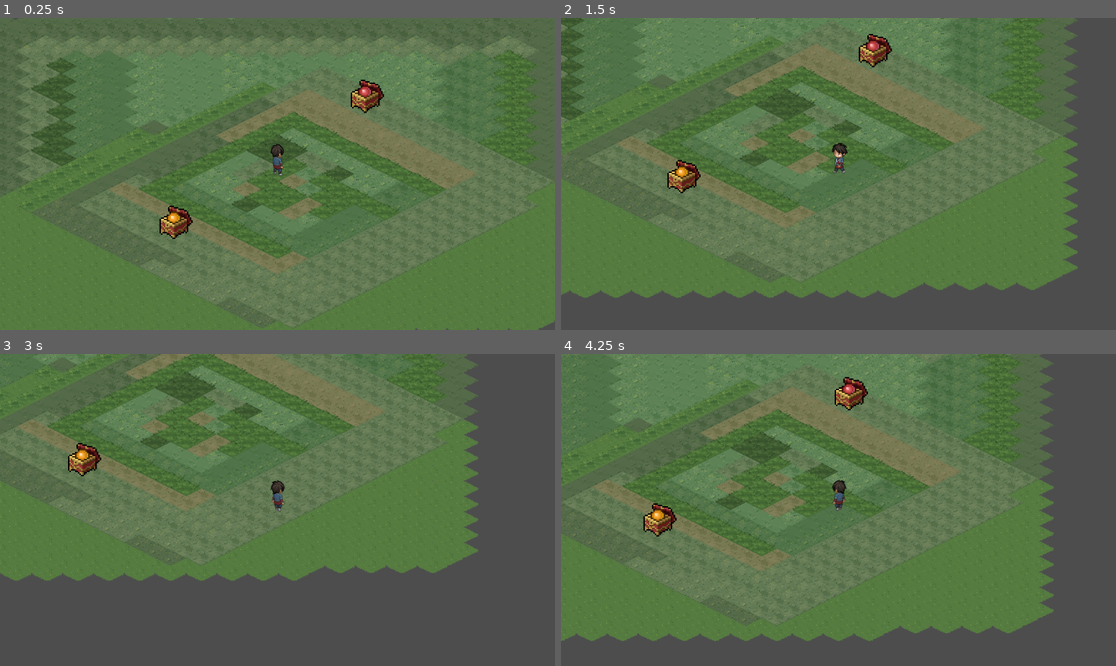
Above: before the commit, frames 1-4 (two rows, left to right).
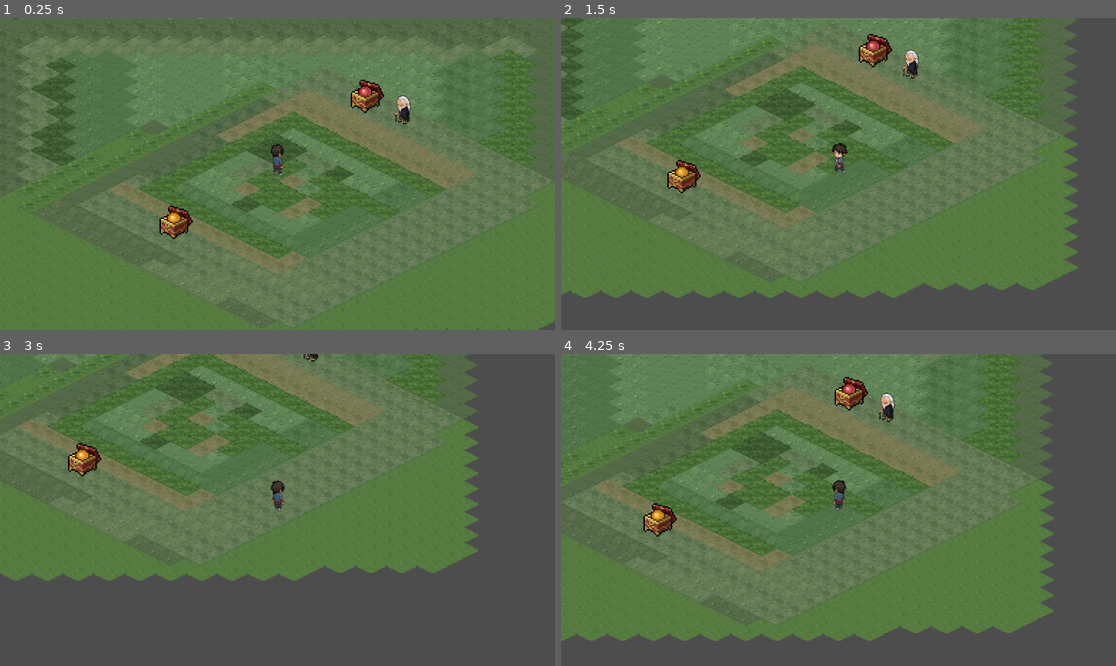
Above: after the commit, the same moments.

Repository: FerrisEvans/turn_based_rpg
Game: Godot game, scene res://scenes/game.tscn
The game is run twice, just before and just after one commit, with the same random seed, the same clock (stepped at 60 frames per second) and the same inputs.
Inputs:
- Up to frame 1 (0.25 s): no input
- Up to frame 2 (1.5 s): tap Enter at 0.5 s; hold D (right) 0.53-1.28 s; hold S (down) from 1.28 s (still down)
- Up to frame 3 (3 s): release S (down) at 2.03 s; hold D (right) 2.03-2.78 s; hold W (up) from 2.78 s (still down)
- Up to frame 4 (4.25 s): release W (up) at 3.53 s; hold A (left) from 3.53 s (still down)

The runs differ from the first frame. In frame 1, 0.2% of the frame differs, in the area x 71-75%, y 24-35%; in frame 2, 0.2%; in frame 3, less than 0.1%; in frame 4, 0.2%.

Commit message:
body entered

Diff:
--- /dev/null
+++ b/scenes/battle/enemy.gd
@@ -0,0 +1 @@
+extends Node2D
--- a/scenes/battle/enemy.tscn
+++ b/scenes/battle/enemy.tscn
@@ -1,5 +1,6 @@
-[gd_scene load_steps=17 format=3 uid="uid://bgc7elaxl755a"]
-
+[gd_scene load_steps=18 format=3 uid="uid://bgc7elaxl755a"]
+
+[ext_resource type="Script" uid="uid://d11nbtcsk1i6m" path="res://scenes/battle/enemy.gd" id="1_kk848"]
 [ext_resource type="Texture2D" uid="uid://dg000jkoyurx1" path="res://assets/enemy/battle/27_hit.png" id="1_soedp"]
 [ext_resource type="Texture2D" uid="uid://bhm5jun35dsq" path="res://assets/enemy/battle/27_attack.png" id="2_kk848"]
 [ext_resource type="Texture2D" uid="uid://b2lrkrw54weii" path="res://assets/enemy/battle/27_hurt.png" id="3_be7a5"]
@@ -7,6 +8,21 @@
 [ext_resource type="Texture2D" uid="uid://d0gqd436nck6u" path="res://assets/enemy/battle/27_selected.png" id="5_jdhmu"]
 [ext_resource type="Texture2D" uid="uid://bvi5u7c15wwtn" path="res://assets/enemy/battle/27_skill.png" id="6_582u8"]
 
+[sub_resource type="Animation" id="Animation_k34ea"]
+length = 0.001
+tracks/0/type = "value"
+tracks/0/imported = false
+tracks/0/enabled = true
+tracks/0/path = NodePath("Enemy:hframes")
+tracks/0/interp = 1
+tracks/0/loop_wrap = true
+tracks/0/keys = {
+"times": PackedFloat32Array(0),
+"transitions": PackedFloat32Array(1),
+"update": 1,
+"values": [1]
+}
+
 [sub_resource type="Animation" id="Animation_aquum"]
 resource_name = "attack"
 tracks/0/type = "value"
@@ -56,110 +72,6 @@
 "transitions": PackedFloat32Array(1, 1, 1, 1, 1, 1, 1, 1, 1, 1),
 "update": 1,
 "values": [0, 1, 2, 3, 4, 5, 6, 7, 8, 9]
-}
-
-[sub_resource type="Animation" id="Animation_uwp1o"]
-resource_name = "hit"
-length = 0.400003
-tracks/0/type = "value"
-tracks/0/imported = false
-tracks/0/enabled = true
-tracks/0/path = NodePath("Enemy:texture")
-tracks/0/interp = 1
-tracks/0/loop_wrap = true
-tracks/0/keys = {
-"times": PackedFloat32Array(0),
-"transitions": PackedFloat32Array(1),
-"update": 1,
-"values": [ExtResource("1_soedp")]
-}
-tracks/1/type = "value"
-tracks/1/imported = false
-tracks/1/enabled = true
-tracks/1/path = NodePath("Enemy:hframes")
-tracks/1/interp = 1
-tracks/1/loop_wrap = true
-tracks/1/keys = {
-"times": PackedFloat32Array(0),
-"transitions": PackedFloat32Array(1),
-"update": 1,
-"values": [4]
-}
-tracks/2/type = "value"
-tracks/2/imported = false
-tracks/2/enabled = true
-tracks/2/path = NodePath("Enemy:position")
-tracks/2/interp = 1
-tracks/2/loop_wrap = true
-tracks/2/keys = {
-"times": PackedFloat32Array(0),
-"transitions": PackedFloat32Array(1),
-"update": 0,
-"values": [Vector2(13, -27)]
-}
-tracks/3/type = "value"
-tracks/3/imported = false
-tracks/3/enabled = true
-tracks/3/path = NodePath("Enemy:frame")
-tracks/3/interp = 1
-tracks/3/loop_wrap = true
-tracks/3/keys = {
-"times": PackedFloat32Array(0, 0.1, 0.2, 0.3),
-"transitions": PackedFloat32Array(1, 1, 1, 1),
-"update": 1,
-"values": [0, 1, 2, 3]
-}
-
-[sub_resource type="Animation" id="Animation_s05b7"]
-resource_name = "hurt"
-length = 0.500003
-tracks/0/type = "value"
-tracks/0/imported = false
-tracks/0/enabled = true
-tracks/0/path = NodePath("Enemy:texture")
-tracks/0/interp = 1
-tracks/0/loop_wrap = true
-tracks/0/keys = {
-"times": PackedFloat32Array(0),
-"transitions": PackedFloat32Array(1),
-"update": 1,
-"values": [ExtResource("3_be7a5")]
-}
-tracks/1/type = "value"
-tracks/1/imported = false
-tracks/1/enabled = true
-tracks/1/path = NodePath("Enemy:hframes")
-tracks/1/interp = 1
-tracks/1/loop_wrap = true
-tracks/1/keys = {
-"times": PackedFloat32Array(0),
-"transitions": PackedFloat32Array(1),
-"update": 1,
-"values": [3]
-}
-tracks/2/type = "value"
-tracks/2/imported = false
-tracks/2/enabled = true
-tracks/2/path = NodePath("Enemy:position")
-tracks/2/interp = 1
-tracks/2/loop_wrap = true
-tracks/2/keys = {
-"times": PackedFloat32Array(0),
-"transitions": PackedFloat32Array(1),
-"update": 0,
-"values": [Vector2(13, -27)]
-}
-tracks/3/type = "value"
-tracks/3/imported = false
-tracks/3/enabled = true
-tracks/3/path = NodePath("Enemy:frame")
-tracks/3/interp = 1
-tracks/3/loop_wrap = true
-tracks/3/keys = {
-"times": PackedFloat32Array(0, 0.166667, 0.333333),
-"transitions": PackedFloat32Array(1, 1, 1),
-"update": 1,
-"values": [0, 1, 2]
 }
 
 [sub_resource type="Animation" id="Animation_pyh0t"]
@@ -238,6 +150,110 @@
 "values": [true, false]
 }
 
+[sub_resource type="Animation" id="Animation_uwp1o"]
+resource_name = "hit"
+length = 0.400003
+tracks/0/type = "value"
+tracks/0/imported = false
+tracks/0/enabled = true
+tracks/0/path = NodePath("Enemy:texture")
+tracks/0/interp = 1
+tracks/0/loop_wrap = true
+tracks/0/keys = {
+"times": PackedFloat32Array(0),
+"transitions": PackedFloat32Array(1),
+"update": 1,
+"values": [ExtResource("1_soedp")]
+}
+tracks/1/type = "value"
+tracks/1/imported = false
+tracks/1/enabled = true
+tracks/1/path = NodePath("Enemy:hframes")
+tracks/1/interp = 1
+tracks/1/loop_wrap = true
+tracks/1/keys = {
+"times": PackedFloat32Array(0),
+"transitions": PackedFloat32Array(1),
+"update": 1,
+"values": [4]
+}
+tracks/2/type = "value"
+tracks/2/imported = false
+tracks/2/enabled = true
+tracks/2/path = NodePath("Enemy:position")
+tracks/2/interp = 1
+tracks/2/loop_wrap = true
+tracks/2/keys = {
+"times": PackedFloat32Array(0),
+"transitions": PackedFloat32Array(1),
+"update": 0,
+"values": [Vector2(13, -27)]
+}
+tracks/3/type = "value"
+tracks/3/imported = false
+tracks/3/enabled = true
+tracks/3/path = NodePath("Enemy:frame")
+tracks/3/interp = 1
+tracks/3/loop_wrap = true
+tracks/3/keys = {
+"times": PackedFloat32Array(0, 0.1, 0.2, 0.3),
+"transitions": PackedFloat32Array(1, 1, 1, 1),
+"update": 1,
+"values": [0, 1, 2, 3]
+}
+
+[sub_resource type="Animation" id="Animation_s05b7"]
+resource_name = "hurt"
+length = 0.500003
+tracks/0/type = "value"
+tracks/0/imported = false
+tracks/0/enabled = true
+tracks/0/path = NodePath("Enemy:texture")
+tracks/0/interp = 1
+tracks/0/loop_wrap = true
+tracks/0/keys = {
+"times": PackedFloat32Array(0),
+"transitions": PackedFloat32Array(1),
+"update": 1,
+"values": [ExtResource("3_be7a5")]
+}
+tracks/1/type = "value"
+tracks/1/imported = false
+tracks/1/enabled = true
+tracks/1/path = NodePath("Enemy:hframes")
+tracks/1/interp = 1
+tracks/1/loop_wrap = true
+tracks/1/keys = {
+"times": PackedFloat32Array(0),
+"transitions": PackedFloat32Array(1),
+"update": 1,
+"values": [3]
+}
+tracks/2/type = "value"
+tracks/2/imported = false
+tracks/2/enabled = true
+tracks/2/path = NodePath("Enemy:position")
+tracks/2/interp = 1
+tracks/2/loop_wrap = true
+tracks/2/keys = {
+"times": PackedFloat32Array(0),
+"transitions": PackedFloat32Array(1),
+"update": 0,
+"values": [Vector2(13, -27)]
+}
+tracks/3/type = "value"
+tracks/3/imported = false
+tracks/3/enabled = true
+tracks/3/path = NodePath("Enemy:frame")
+tracks/3/interp = 1
+tracks/3/loop_wrap = true
+tracks/3/keys = {
+"times": PackedFloat32Array(0, 0.166667, 0.333333),
+"transitions": PackedFloat32Array(1, 1, 1),
+"update": 1,
+"values": [0, 1, 2]
+}
+
 [sub_resource type="Animation" id="Animation_dqd35"]
 resource_name = "idle"
 loop_mode = 1
@@ -444,81 +460,6 @@
 "transitions": PackedFloat32Array(1, 1, 1, 1, 1, 1, 1, 1),
 "update": 1,
 "values": [0, 1, 2, 3, 4, 5, 6, 7]
-}
-
-[sub_resource type="Animation" id="Animation_k34ea"]
-length = 0.001
-tracks/0/type = "value"
-tracks/0/imported = false
-tracks/0/enabled = true
-tracks/0/path = NodePath("Enemy:hframes")
-tracks/0/interp = 1
-tracks/0/loop_wrap = true
-tracks/0/keys = {
-"times": PackedFloat32Array(0),
-"transitions": PackedFloat32Array(1),
-"update": 1,
-"values": [1]
-}
-tracks/1/type = "value"
-tracks/1/imported = false
-tracks/1/enabled = true
-tracks/1/path = NodePath("Enemy:frame")
-tracks/1/interp = 1
-tracks/1/loop_wrap = true
-tracks/1/keys = {
-"times": PackedFloat32Array(0),
-"transitions": PackedFloat32Array(1),
-"update": 1,
-"values": [1]
-}
-tracks/2/type = "value"
-tracks/2/imported = false
-tracks/2/enabled = true
-tracks/2/path = NodePath("Enemy:position")
-tracks/2/interp = 1
-tracks/2/loop_wrap = true
-tracks/2/keys = {
-"times": PackedFloat32Array(0),
-"transitions": PackedFloat32Array(1),
-"update": 0,
-"values": [Vector2(40, -18)]
-}
-tracks/3/type = "value"
-tracks/3/imported = false
-tracks/3/enabled = true
-tracks/3/path = NodePath("Enemy:modulate")
-tracks/3/interp = 1
-tracks/3/loop_wrap = true
-tracks/3/keys = {
-"times": PackedFloat32Array(0),
-"transitions": PackedFloat32Array(1),
-"update": 0,
-"values": [Color(1, 1, 1, 0)]
-}
-tracks/4/type = "value"
-tracks/4/imported = false
-tracks/4/enabled = true
-tracks/4/path = NodePath("Enemy:visible")
-tracks/4/interp = 1
-tracks/4/loop_wrap = true
-tracks/4/keys = {
-"times": PackedFloat32Array(0),
-"transitions": PackedFloat32Array(1),
-"update": 1,
-"values": [true]
-}
-tracks/5/type = "value"
-tracks/5/imported = false
-tracks/5/enabled = true
-tracks/5/path = NodePath("Enemy:texture")
-tracks/5/interp = 1
-tracks/5/loop_wrap = true
-tracks/5/keys = {
-"times": PackedFloat32Array(0),
-"transitions": PackedFloat32Array(1),
-"update": 1,
-"values": [ExtResource("1_soedp")]
 }
 
 [sub_resource type="AnimationLibrary" id="AnimationLibrary_ff0hx"]
@@ -535,11 +476,12 @@
 }
 
 [node name="Enemy" type="Node2D"]
+script = ExtResource("1_kk848")
 
 [node name="Enemy" type="Sprite2D" parent="."]
 modulate = Color(1, 1, 1, 0)
 position = Vector2(40, -18)
-texture = ExtResource("1_soedp")
+texture = ExtResource("2_kk848")
 
 [node name="AnimationPlayer" type="AnimationPlayer" parent="."]
 libraries = {
--- a/scenes/field/field.tscn
+++ b/scenes/field/field.tscn
@@ -1,9 +1,10 @@
-[gd_scene load_steps=5 format=4 uid="uid://mdof8mdypb1i"]
+[gd_scene load_steps=6 format=4 uid="uid://mdof8mdypb1i"]
 
 [ext_resource type="TileSet" uid="uid://cfu3o8b8hmp4o" path="res://tilesets/grass.tres" id="1_ttalb"]
 [ext_resource type="Texture2D" uid="uid://0v0bdk1n0pa7" path="res://assets/item/23801.png" id="2_lptdg"]
 [ext_resource type="Texture2D" uid="uid://bxbbm5q083wyd" path="res://assets/item/23802.png" id="3_7156t"]
 [ext_resource type="PackedScene" uid="uid://5eojmpkvjoyg" path="res://scenes/player/leader.tscn" id="4_7156t"]
+[ext_resource type="PackedScene" uid="uid://bpioq2gpcur4d" path="res://scenes/player/e.tscn" id="5_6kmgl"]
 
 [node name="Field" type="Node2D"]
 
@@ -22,3 +23,6 @@
 [node name="Leader" parent="." instance=ExtResource("4_7156t")]
 
 [node name="Camera2D2" type="Camera2D" parent="Leader"]
+
+[node name="E" parent="." instance=ExtResource("5_6kmgl")]
+position = Vector2(259, -107)
--- /dev/null
+++ b/scenes/player/e.gd
@@ -0,0 +1,4 @@
+extends CharacterBody2D
+
+func _on_area_2d_body_entered(body: Node2D) -> void:
+	print(body)
--- /dev/null
+++ b/scenes/player/e.tscn
@@ -0,0 +1,31 @@
+[gd_scene load_steps=5 format=3 uid="uid://bpioq2gpcur4d"]
+
+[ext_resource type="Texture2D" uid="uid://cs32h1l8p15d6" path="res://assets/enemy/idle/Z027_stand1_01-export.png" id="1_sdm35"]
+[ext_resource type="Script" uid="uid://b1egwqswm3i6s" path="res://scenes/player/e.gd" id="1_vcv7k"]
+
+[sub_resource type="CircleShape2D" id="CircleShape2D_vcv7k"]
+radius = 9.05539
+
+[sub_resource type="CircleShape2D" id="CircleShape2D_ooa8c"]
+radius = 41.1096
+
+[node name="E" type="CharacterBody2D"]
+collision_layer = 2
+collision_mask = 23
+script = ExtResource("1_vcv7k")
+
+[node name="Sprite2D" type="Sprite2D" parent="."]
+position = Vector2(1, -26)
+texture = ExtResource("1_sdm35")
+
+[node name="CollisionShape2D" type="CollisionShape2D" parent="."]
+shape = SubResource("CircleShape2D_vcv7k")
+
+[node name="Area2D" type="Area2D" parent="."]
+collision_layer = 16
+collision_mask = 5
+
+[node name="CollisionShape2D" type="CollisionShape2D" parent="Area2D"]
+shape = SubResource("CircleShape2D_ooa8c")
+
+[connection signal="body_entered" from="Area2D" to="." method="_on_area_2d_body_entered"]
--- a/scenes/player/leader.tscn
+++ b/scenes/player/leader.tscn
@@ -458,6 +458,7 @@
 }
 
 [node name="Leader" type="CharacterBody2D"]
+collision_mask = 31
 script = ExtResource("1_dcai8")
 
 [node name="CollisionShape2D" type="CollisionShape2D" parent="."]
Not shown, added: scenes/battle/enemy.gd.uid
Not shown, added: scenes/player/e.gd.uid
